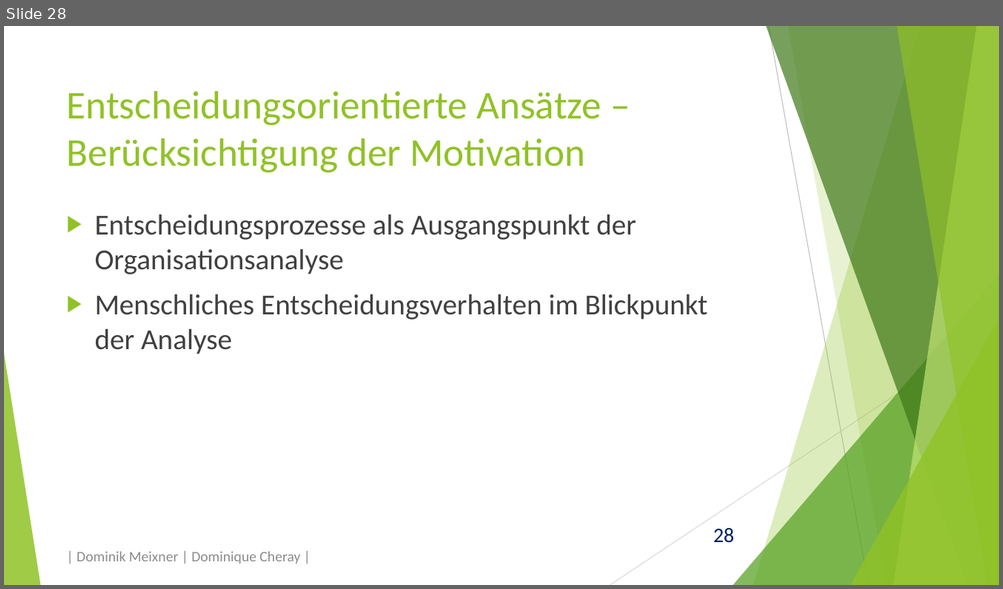
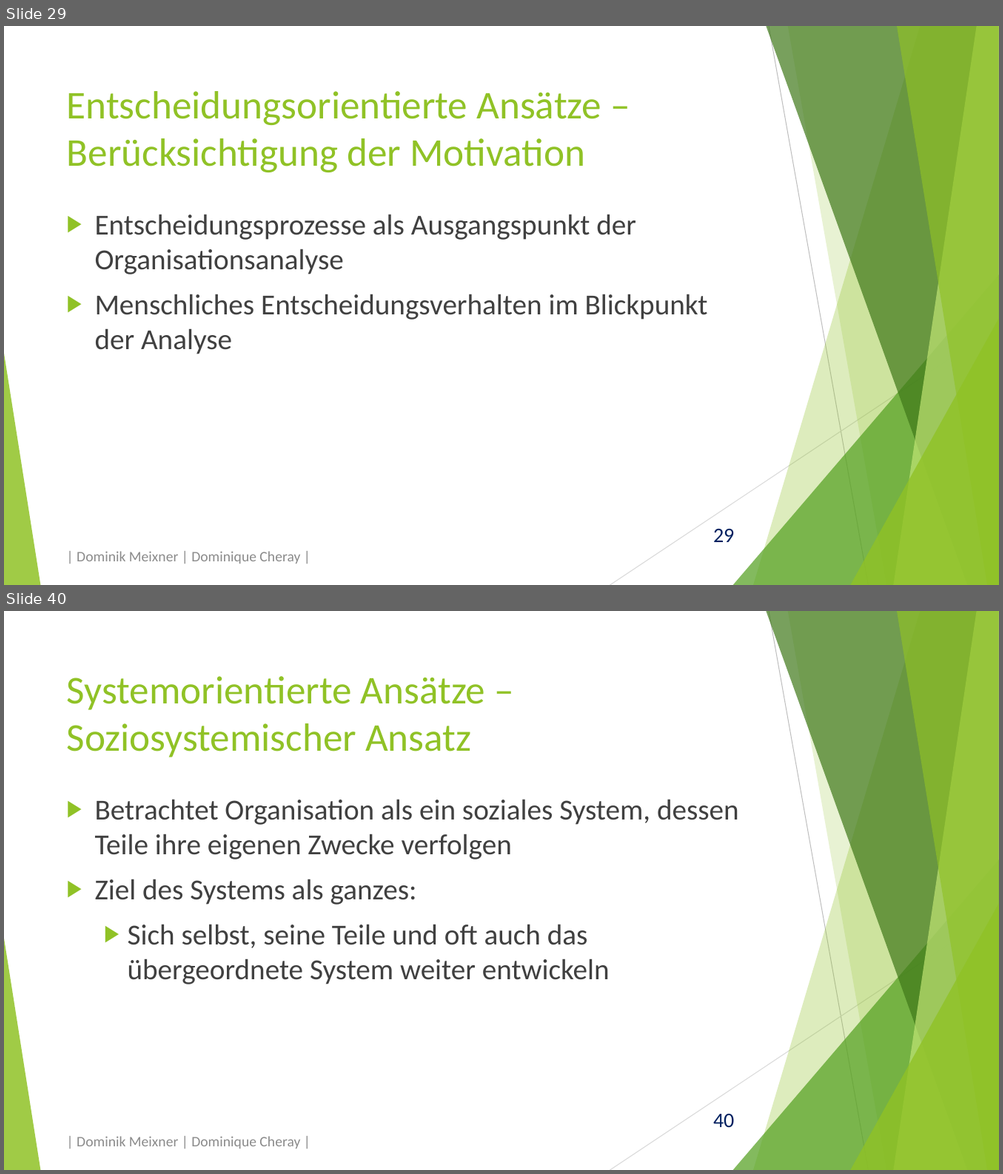
Before and after one commit to domeix/BlaBla, a slide deck: OrgatheoretAns/OrgatheoretAnsPraes.pptx. Shown one above the other, each under a label of ours: slide 28 before the commit, slides 29 and 40 after it; the slides between them are not shown. The pictures are 1003x589 and 1003x1174 pixels, drawn with LibreOffice and Linux fonts; fonts in the diff are those of the drawing. Boxes give left, top, right and bottom in pixels: in the first picture for what was removed or moved away, otherwise in the second. Text is boxed around its words. In the diff, an @@ line names an element or a change of style, - is before the commit and + after.

```diff
--- a/OrgatheoretAns/OrgatheoretAnsPraes.pptx
+++ b/OrgatheoretAns/OrgatheoretAnsPraes.pptx
@@ slide 40 added at [4,611,999,1170], background #FFFFFF; not listed: 11 template elements that a slide beside it also shows @@
@@ title added at [67,676,486,758], 38 pt, text #90C226 @@
+Systemorientierte Ansätze – Soziosystemischer Ansatz
@@ text added at [95,799,739,985], 28 pt, text #404040 @@
+▶ Betrachtet Organisation als ein soziales System, dessen Teile ihre eigenen Zwecke verfolgen
+▶ Ziel des Systems als ganzes:
+  ▶ Sich selbst, seine Teile und oft auch das übergeordnete System weiter entwickeln
@@ text added at [77,1136,300,1149], 14 pt, text #8C8C8C @@
+| Dominik Meixner | Dominique Cheray |
@@ what was slide 28 is now slide 29 @@
@@ page number at [713,528,734,543]: text changed @@
-28
+29
```
Also in this commit, not shown: 9 slides changed, 14 other slides added, 1 other file.
